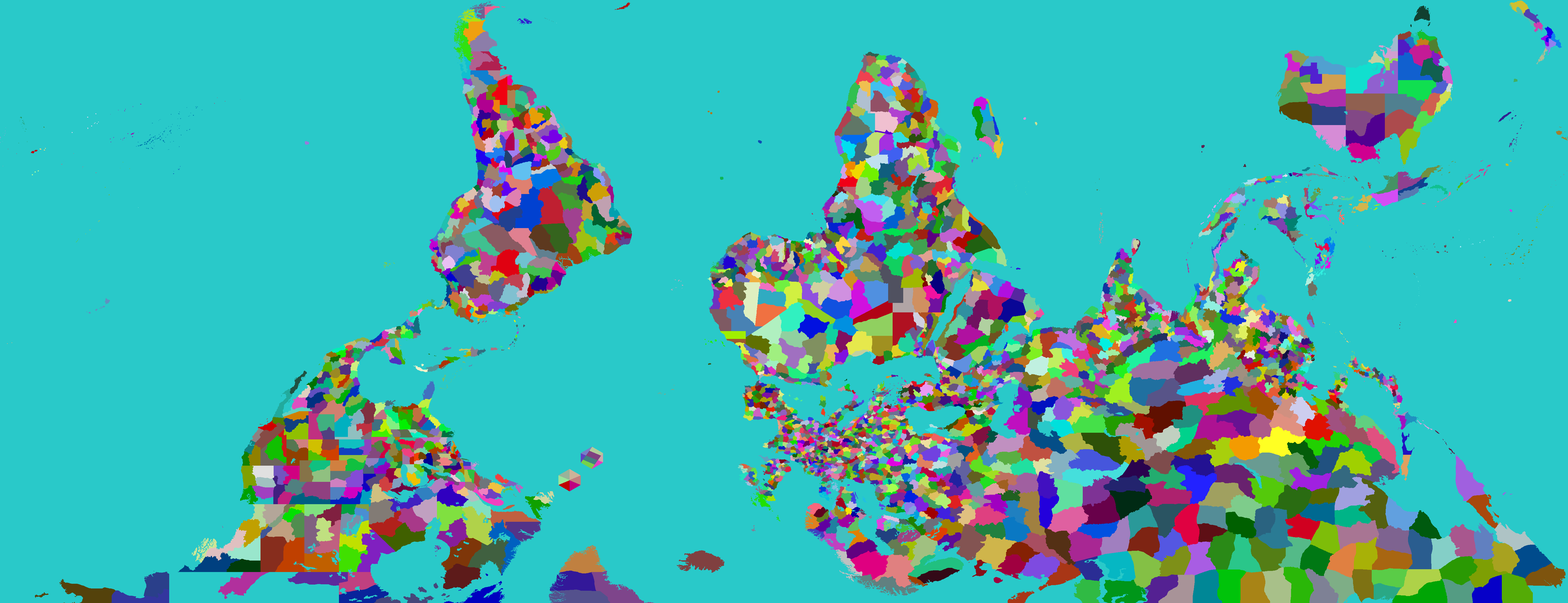
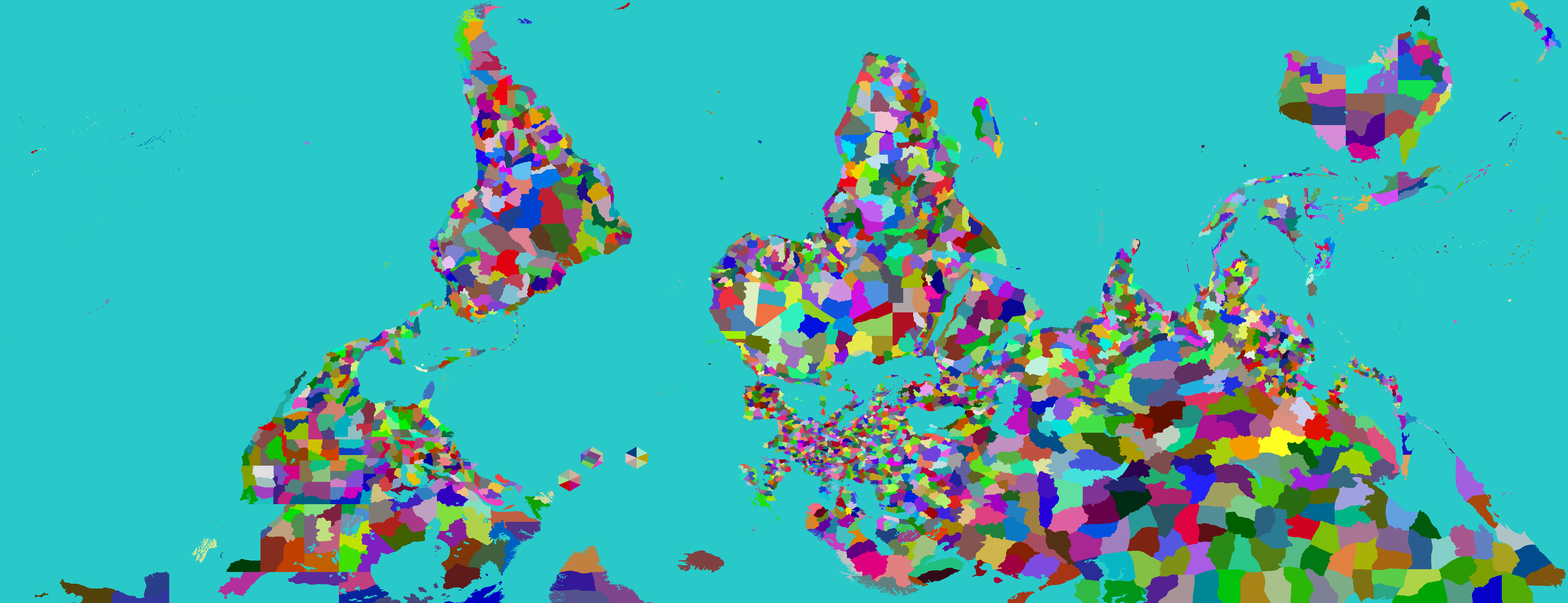
Before/after of a 1568 x 603 layered artwork. What changed in the layer stack:
painted on "Provinces" over <box>177,446,648,573</box>
